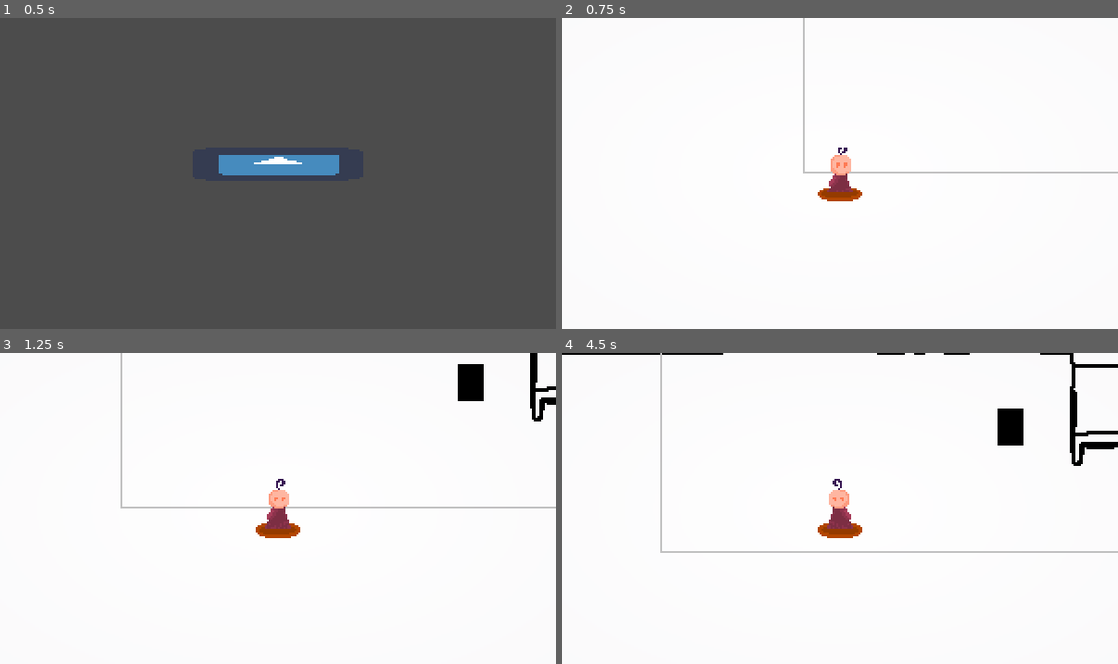
Above: before the commit, frames 1-4 (two rows, left to right).
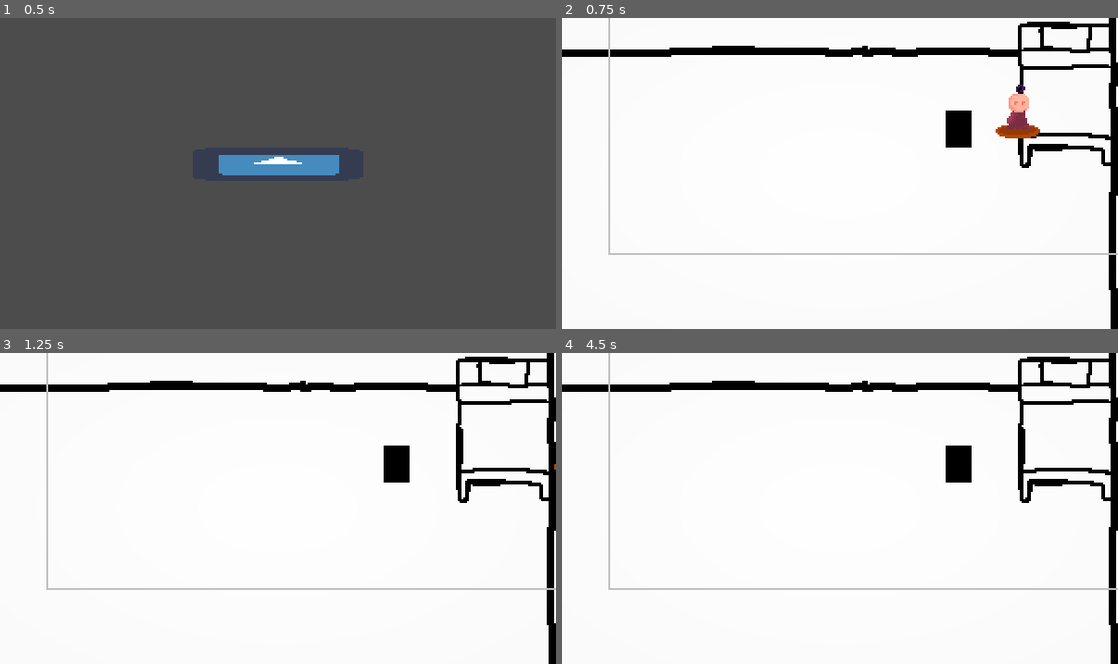
Above: after the commit, the same moments.

Repository: EdBarrancos/Operation_Ai_pain
Game: Godot game, scene res://Scenes/World.tscn
Two runs of this game, one before a commit and one after it. Both use one fixed random seed, a clock stepped at 60 frames per second and the inputs below. The engine's default icon, where the game draws it, is replaced by a stand-in: a white triangle on a blue panel in a dark square.
Inputs:
- Up to frame 1 (0.5 s): no input
- Up to frame 2 (0.75 s): tap Enter (ui_accept) at 0.5, 0.6 s; hold D (RIGHT) from 0.53 s (still down)
- Up to frame 3 (1.25 s): keep holding D (RIGHT); tap Enter (ui_accept) at 0.77, 1.07 s
- Up to frame 4 (4.5 s): release D (RIGHT) at 1.28 s; hold S (DOWN) 1.28-2.03 s; tap F (FEED) at 1.35, 3.6 s; tap Enter (ui_accept) at 1.52, 1.55, 1.82, 2.3, 2.85, 3.02, 3.32, 3.77, 3.8, 4.07 s; hold D (RIGHT) 2.03-2.78 s; tap T (TEST) at 2.1, 4.35 s; hold W (UP) 2.78-3.53 s; hold A (LEFT) from 3.53 s (still down); tap Escape (ui_cancel) at 4.15 s

Frame 1 is identical in both runs. In frame 2, 7.9% of the frame differs, in the area x 0-100%, y 0-100%; in frame 3, 8.2%; in frame 4, 8.9%.

Commit message:
Add Winning and losing Cutscene | Prepare SoupCutscene

Diff:
--- /dev/null
+++ b/OperationAi/Player/Scenes/SoupCutscene.tscn
@@ -0,0 +1,13 @@
+[gd_scene load_steps=2 format=2]
+
+[ext_resource path="res://Player/Scripts/SoupCutscene.gd" type="Script" id=1]
+
+[node name="SoupCutscene" type="Node2D"]
+script = ExtResource( 1 )
+
+[node name="Sprite" type="Sprite" parent="."]
+
+[node name="Timer" type="Timer" parent="."]
+autostart = true
+
+[connection signal="timeout" from="Timer" to="." method="_on_Timer_timeout"]
--- /dev/null
+++ b/OperationAi/Player/Scripts/SoupCutscene.gd
@@ -0,0 +1,29 @@
+extends Node2D
+
+
+var dialogueLine
+var soupPath
+
+
+onready var sprite = $Sprite
+onready var timer = $Timer
+
+
+# Called when the node enters the scene tree for the first time.
+func _ready():
+	pass
+
+func Init(waitTime, soupPath, dialogue):
+	timer.set_wait_time(waitTime)
+	sprite.set_texture(load(soupPath))
+	dialogueLine = dialogue
+
+
+# Called every frame. 'delta' is the elapsed time since the previous frame.
+#func _process(delta):
+#	pass
+
+
+func _on_Timer_timeout():
+	print(dialogueLine)
+	get_parent().SwitchToRoom(self)
--- a/OperationAi/Scenes/Menus/LosingMenu.tscn
+++ b/OperationAi/Scenes/Menus/LosingMenu.tscn
@@ -11,11 +11,6 @@
 scale = Vector2( 0.374922, 0.373607 )
 texture = ExtResource( 1 )
 
-[node name="Camera2D" type="Camera2D" parent="."]
-visible = false
-current = true
-zoom = Vector2( 2.65, 2.648 )
-
 [node name="CutsceneTimer" type="Timer" parent="."]
 autostart = true
 
--- a/OperationAi/Scenes/Menus/WinningMenu.tscn
+++ b/OperationAi/Scenes/Menus/WinningMenu.tscn
@@ -1,10 +1,12 @@
-[gd_scene load_steps=2 format=2]
+[gd_scene load_steps=3 format=2]
 
-[ext_resource path="res://icon.png" type="Texture" id=1]
+[ext_resource path="res://Scenes/Menus/Cutscene/monster_happy1.png" type="Texture" id=1]
+[ext_resource path="res://Scripts/WinningMenu.gd" type="Script" id=2]
 
 [node name="WinningMenu" type="Node2D"]
+script = ExtResource( 2 )
 
 [node name="Sprite" type="Sprite" parent="."]
-position = Vector2( 148.819, 80.1638 )
-scale = Vector2( 1.7565, 1.7937 )
+position = Vector2( 150.084, 84.0503 )
+scale = Vector2( 0.37481, 0.373087 )
 texture = ExtResource( 1 )
--- a/OperationAi/Scripts/Room.gd
+++ b/OperationAi/Scripts/Room.gd
@@ -11,6 +11,9 @@
 	vignette.SetAlpha(monster.GetPercentageHunger())
 	audioServer.SetCurrentEffect(monster.GetQuarterHunger())
 
+
+func Init(playerPos):
+	player.global_position = playerPos
 
 ########
 #EVENTS#
--- /dev/null
+++ b/OperationAi/Scripts/WinningMenu.gd
@@ -0,0 +1,17 @@
+extends Node2D
+
+
+# Declare member variables here. Examples:
+# var a = 2
+# var b = "text"
+
+
+# Called when the node enters the scene tree for the first time.
+func _ready():
+	pass # Replace with function body.
+
+
+# Called every frame. 'delta' is the elapsed time since the previous frame.
+func _process(delta):
+	if Input.is_action_just_pressed("ui_accept") or Input.is_action_just_pressed("ui_cancel"):
+		get_parent().SwitchToMainMenu()
--- a/OperationAi/Scripts/WorldManager.gd
+++ b/OperationAi/Scripts/WorldManager.gd
@@ -4,9 +4,11 @@
 onready var mainMenuScene = load("res://Scenes/Menus/MainMenu.tscn")
 onready var winningMenuScene = load("res://Scenes/Menus/WinningMenu.tscn")
 onready var losingMenuScene = load("res://Scenes/Menus/LosingMenu.tscn")
+onready var soupCutsceneScene = load("res://Player/Scenes/SoupCutscene.tscn")
 
 onready var musicStream = $GameMusicLoop
 onready var audioServer = $AudioServer
+onready var playerPosition = Vector2(200, 90)
 
 # Called when the node enters the scene tree for the first time.
 func _ready():
@@ -20,18 +22,23 @@
 func SwitchScene(currentScene, newScene):
 	#Take out the currentScene
 	currentScene.queue_free()
-	AddSceneInstance(newScene)
+	return AddSceneInstance(newScene)
 
 func AddSceneInstance(scene):
 	var sceneInstance = scene.instance()
 	add_child(sceneInstance)
+	return sceneInstance
 
 ########################
 #SPECIFIC SCENE CHANGES#
 ########################
 
+func SwitchToSoupCutscene(currentScene, playerPos):
+	SwitchScene(currentScene, roomScene)
+	playerPosition = playerPos
+
 func SwitchToRoom(currentScene):
-	SwitchScene(currentScene, roomScene)
+	SwitchScene(currentScene, roomScene).Init(playerPosition)
 
 func SwitchToMainMenu(currentScene):
 	audioServer.ResetEffects()
--- a/OperationAi/default_bus_layout.tres
+++ b/OperationAi/default_bus_layout.tres
@@ -11,9 +11,6 @@
 
 [sub_resource type="AudioEffectDelay" id=4]
 resource_name = "Delay"
-
-[sub_resource type="AudioEffectReverb" id=5]
-resource_name = "Reverb"
 
 [resource]
 bus/0/volume_db = -3.22095
@@ -31,5 +28,3 @@
 bus/1/effect/2/enabled = false
 bus/1/effect/3/effect = SubResource( 4 )
 bus/1/effect/3/enabled = false
-bus/1/effect/4/effect = SubResource( 5 )
-bus/1/effect/4/enabled = false
Binary file added: OperationAi/ArtAssets/Quarto.png
Not shown, added: OperationAi/ArtAssets/Quarto.png.import
Binary file added: OperationAi/Scenes/Menus/Cutscene/monster_happy1.png
Not shown, added: OperationAi/Scenes/Menus/Cutscene/monster_happy1.png.import
Not shown: 1 places in OperationAi/default_bus_layout.tres that only renumber resources
